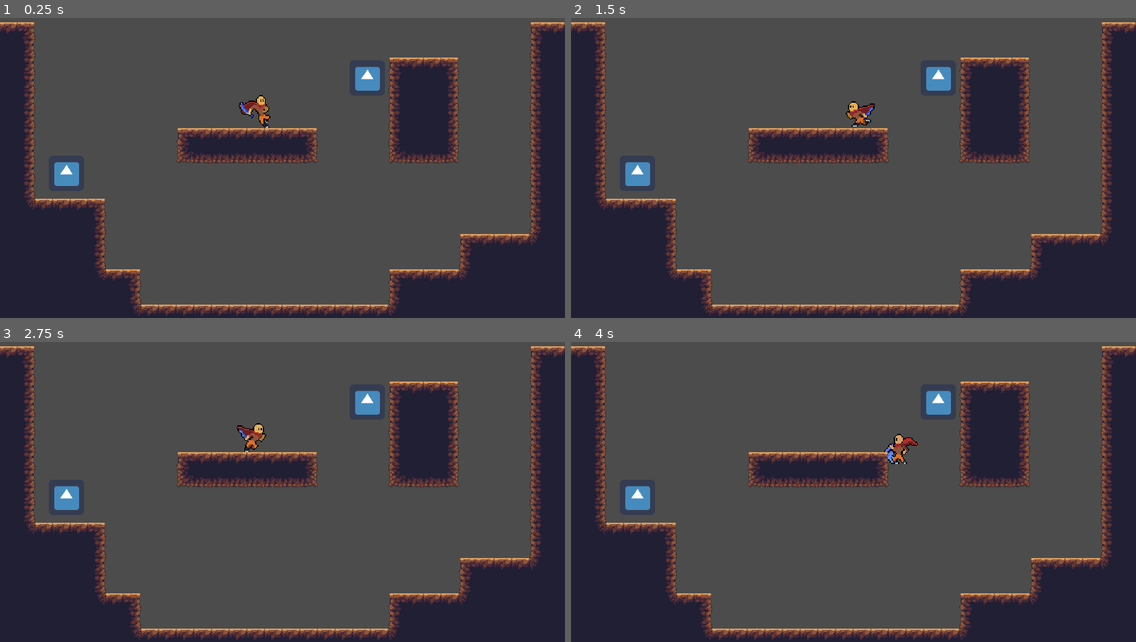
Above: before the commit, frames 1-4 (two rows, left to right).
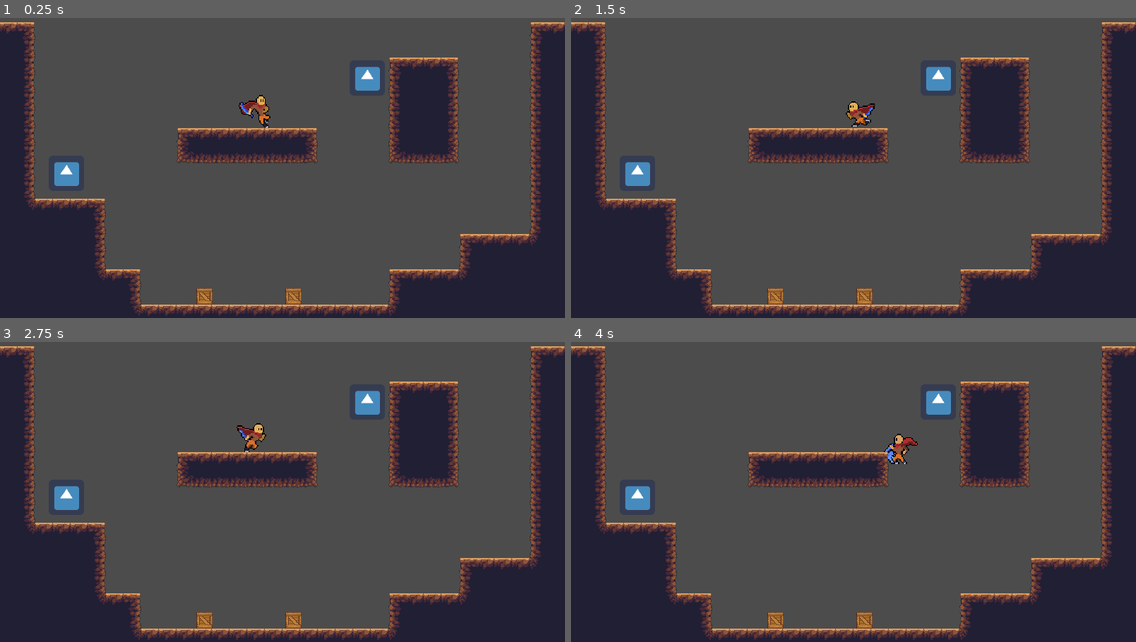
Above: after the commit, the same moments.

Repository: nadzmiidzham/poc-roguelike
Game: Godot game, scene res://src/scene/player_scene.tscn
The game is run twice, just before and just after one commit, with the same random seed, the same clock (stepped at 60 frames per second) and the same inputs. The engine's default icon, where the game draws it, is replaced by a stand-in: a white triangle on a blue panel in a dark square.
Inputs (mouse positions are in pixels of both pictures, inside the frame that each line leads up to):
- Up to frame 1 (0.25 s): no input
- Up to frame 2 (1.5 s): move the mouse to (977, 135) at 0.52 s; hold D (right) 0.53-1.28 s; click (977, 135) at 0.6 s; tap Space (jump) at 0.77 s; move the mouse to (740, 168) at 1.27 s; hold A (left) from 1.28 s (still down); tap E (interact) at 1.35 s
- Up to frame 3 (2.75 s): tap Space (jump) at 1.52 s; move the mouse to (339, 405) at 2.02 s; release A (left) at 2.03 s; hold D (right) from 2.03 s (still down); click (339, 405) at 2.1 s
- Up to frame 4 (4 s): move the mouse to (825, 543) at 2.77 s; tap E (interact) at 2.85 s; tap Space (jump) at 3.02, 3.77 s; move the mouse to (1023, 525) at 3.52 s; release D (right) at 3.53 s; hold A (left) from 3.53 s (still down); click (1023, 525) at 3.6 s

The runs differ from the first frame. In frame 1, 0.3% of the frame differs, in the area x 34-54%, y 90-96%; in frame 2, 0.3%; in frame 3, 0.3%; in frame 4, 0.3%.

Commit message:
added function to destroy destructibles

Diff:
--- a/project.godot
+++ b/project.godot
@@ -110,6 +110,9 @@
 2d_physics/layer_3="player"
 2d_physics/layer_4="environment"
 2d_physics/layer_5="enemy"
+2d_physics/layer_6="desctructable"
+2d_physics/layer_7="hitbox"
+2d_physics/layer_8="hurtbox"
 
 [rendering]
 
--- /dev/null
+++ b/src/object/destructable/Box.gd
@@ -0,0 +1,16 @@
+extends Area2D
+
+export(int) var hp := 2
+
+onready var animated_sprite := $DestructibleSprite
+onready var collision := $DestructibleCollision
+
+func _process(_delta):
+	if hp <= 0:
+		animated_sprite.play("destroyed")
+		collision.set_disabled(false)
+
+
+func _on_Destructable_area_entered(area):
+	if hp > 0:
+		hp -= 1
--- /dev/null
+++ b/src/object/destructable/Destructable.tscn
@@ -0,0 +1,7 @@
+[gd_scene format=2]
+
+[node name="Destructible" type="Area2D"]
+
+[node name="DestructibleSprite" type="AnimatedSprite" parent="."]
+
+[node name="DestructibleCollision" type="CollisionShape2D" parent="."]
--- a/src/object/hitbox_hurtbox/HitBox.tscn
+++ b/src/object/hitbox_hurtbox/HitBox.tscn
@@ -1,5 +1,7 @@
 [gd_scene format=2]
 
 [node name="HitBoxArea" type="Area2D"]
+collision_layer = 64
+collision_mask = 128
 
 [node name="HitBoxCollision" type="CollisionShape2D" parent="."]
--- a/src/scene/player_scene.tscn
+++ b/src/scene/player_scene.tscn
@@ -1,8 +1,29 @@
-[gd_scene load_steps=36 format=2]
+[gd_scene load_steps=48 format=2]
 
 [ext_resource path="res://src/actor/player/prefab/player.tscn" type="PackedScene" id=1]
 [ext_resource path="res://src/object/item/prefab/item.tscn" type="PackedScene" id=2]
 [ext_resource path="res://assets/dirt_tile/DirtAutoTile.png" type="Texture" id=3]
+[ext_resource path="res://src/object/destructable/Destructable.tscn" type="PackedScene" id=4]
+[ext_resource path="res://assets/box/00.png" type="Texture" id=5]
+[ext_resource path="res://src/object/destructable/Box.gd" type="Script" id=6]
+[ext_resource path="res://assets/box/01.png" type="Texture" id=7]
+[ext_resource path="res://assets/box/02.png" type="Texture" id=8]
+[ext_resource path="res://assets/box/05.png" type="Texture" id=9]
+[ext_resource path="res://assets/box/04.png" type="Texture" id=10]
+[ext_resource path="res://assets/box/03.png" type="Texture" id=11]
+[ext_resource path="res://assets/box/06.png" type="Texture" id=12]
+[ext_resource path="res://assets/box/07.png" type="Texture" id=13]
+
+[sub_resource type="SpriteFrames" id=33]
+animations = [ {
+"frames": [ ExtResource( 5 ), ExtResource( 7 ), ExtResource( 8 ), ExtResource( 11 ), ExtResource( 10 ), ExtResource( 9 ), ExtResource( 12 ), ExtResource( 13 ) ],
+"loop": false,
+"name": "destroyed",
+"speed": 10.0
+} ]
+
+[sub_resource type="RectangleShape2D" id=34]
+extents = Vector2( 15, 15 )
 
 [sub_resource type="ConvexPolygonShape2D" id=1]
 points = PoolVector2Array( 0, 0, 64, 0, 64, 64, 0, 64 )
@@ -311,6 +332,36 @@
 
 [node name="PlayerScene" type="Node"]
 
+[node name="Destructables" type="Node" parent="."]
+
+[node name="Destructable" parent="Destructables" instance=ExtResource( 4 )]
+position = Vector2( 531.652, 560.893 )
+collision_layer = 136
+collision_mask = 84
+script = ExtResource( 6 )
+
+[node name="DestructibleSprite" parent="Destructables/Destructable" index="0"]
+scale = Vector2( 0.5, 0.5 )
+frames = SubResource( 33 )
+animation = "destroyed"
+
+[node name="DestructibleCollision" parent="Destructables/Destructable" index="1"]
+shape = SubResource( 34 )
+
+[node name="Destructable2" parent="Destructables" instance=ExtResource( 4 )]
+position = Vector2( 370.613, 560.893 )
+collision_layer = 136
+collision_mask = 84
+script = ExtResource( 6 )
+
+[node name="DestructibleSprite" parent="Destructables/Destructable2" index="0"]
+scale = Vector2( 0.5, 0.5 )
+frames = SubResource( 33 )
+animation = "destroyed"
+
+[node name="DestructibleCollision" parent="Destructables/Destructable2" index="1"]
+shape = SubResource( 34 )
+
 [node name="Player" parent="." instance=ExtResource( 1 )]
 position = Vector2( 475.781, 190.796 )
 
@@ -330,3 +381,11 @@
 collision_mask = 20
 format = 1
 tile_data = PoolIntArray( 131071, 0, 1, 65536, 0, 2, 65551, 0, 1, 65552, 0, 2, 196607, 0, 131073, 131072, 0, 131074, 13 …(1228 unchanged characters)…
+[connection signal="area_entered" from="Destructables/Destructable" to="Destructables/Destructable" method="_on_Destructable_area_entered"]
+[connection signal="body_shape_entered" from="Destructables/Destructable" to="Destructables/Destructable" method="_on_Destructable_body_shape_entered"]
+[connection signal="area_entered" from="Destructables/Destructable2" to="Destructables/Destructable2" method="_on_Destructable_area_entered"]
+[connection signal="body_shape_entered" from="Destructables/Destructable2" to="Destructables/Destructable2" method="_on_Destructable_body_shape_entered"]
+
+[editable path="Destructables/Destructable"]
+
+[editable path="Destructables/Destructable2"]
Binary file added: assets/box/00.png
Not shown, added: assets/box/00.png.import
Binary file added: assets/box/01.png
Not shown, added: assets/box/01.png.import
Binary file added: assets/box/02.png
Not shown, added: assets/box/02.png.import
Binary file added: assets/box/03.png
Not shown, added: assets/box/03.png.import
Binary file added: assets/box/04.png
Not shown, added: assets/box/04.png.import
Binary file added: assets/box/05.png
Not shown, added: assets/box/05.png.import
(and 5 more such lines)
